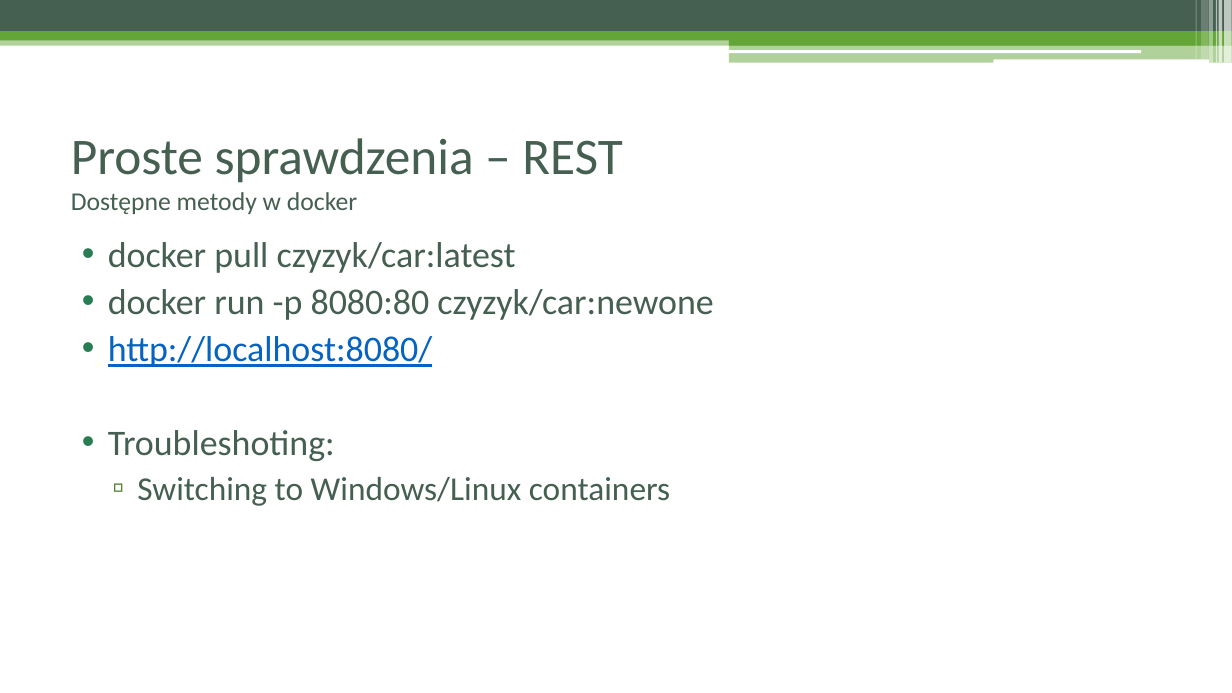
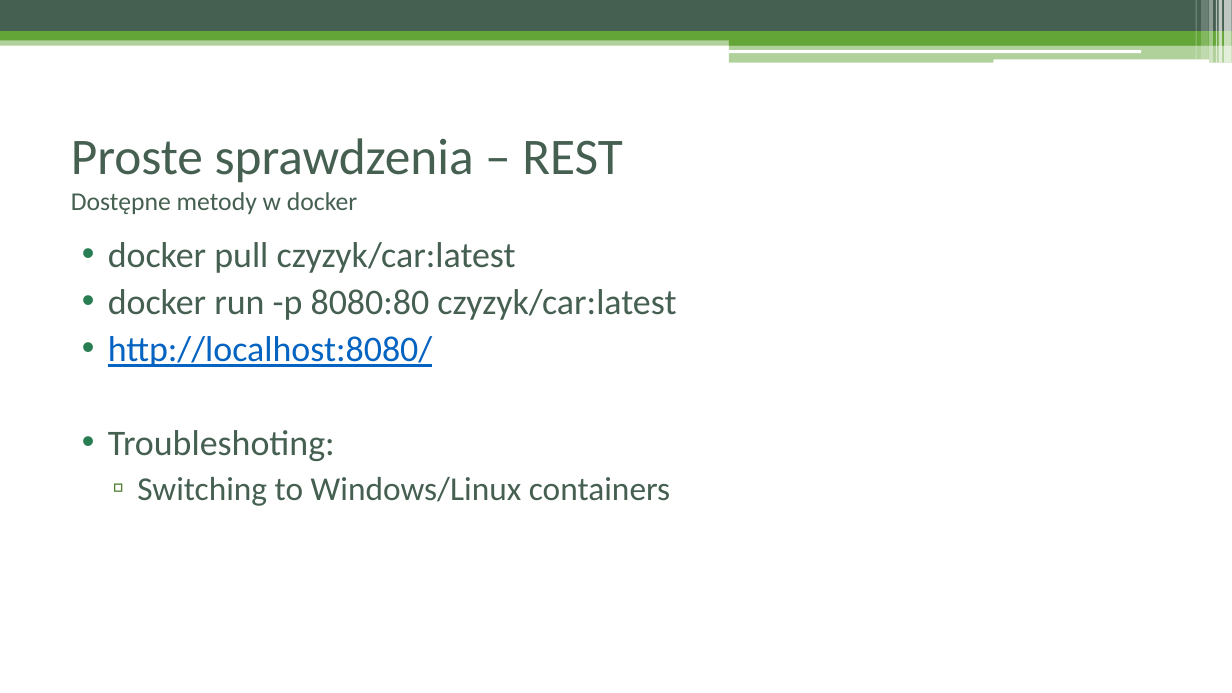
Before and after one commit to czyzyk29/SoapUI_Workshop, a slide deck: slide 23 of Warsztat_soapUI.pptx (slide 22 before the commit). Drawn at 1232x693 pixels with LibreOffice and Linux fonts; fonts in the diff are those of the drawing. Boxes give left, top, right and bottom in pixels: in the first picture for what was removed or moved away, otherwise in the second. Text is boxed around its words. In the diff, an @@ line names an element or a change of style, - is before the commit and + after.

```diff
--- a/Warsztat_soapUI.pptx
+++ b/Warsztat_soapUI.pptx
@@ text at bbox=[108, 289, 676, 320]: text changed @@
-• docker run -p 8080:80 czyzyk/car:newone
+• docker run -p 8080:80 czyzyk/car:latest
```
Also in this commit, not shown: 12 other slides changed, 8 slides added, 4 other files.
